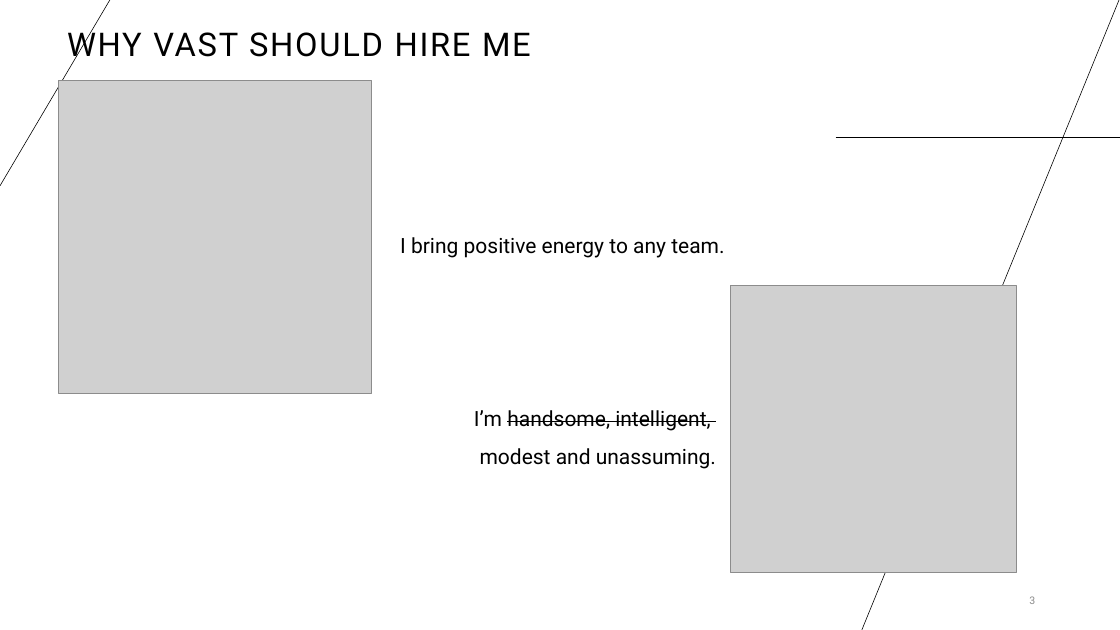
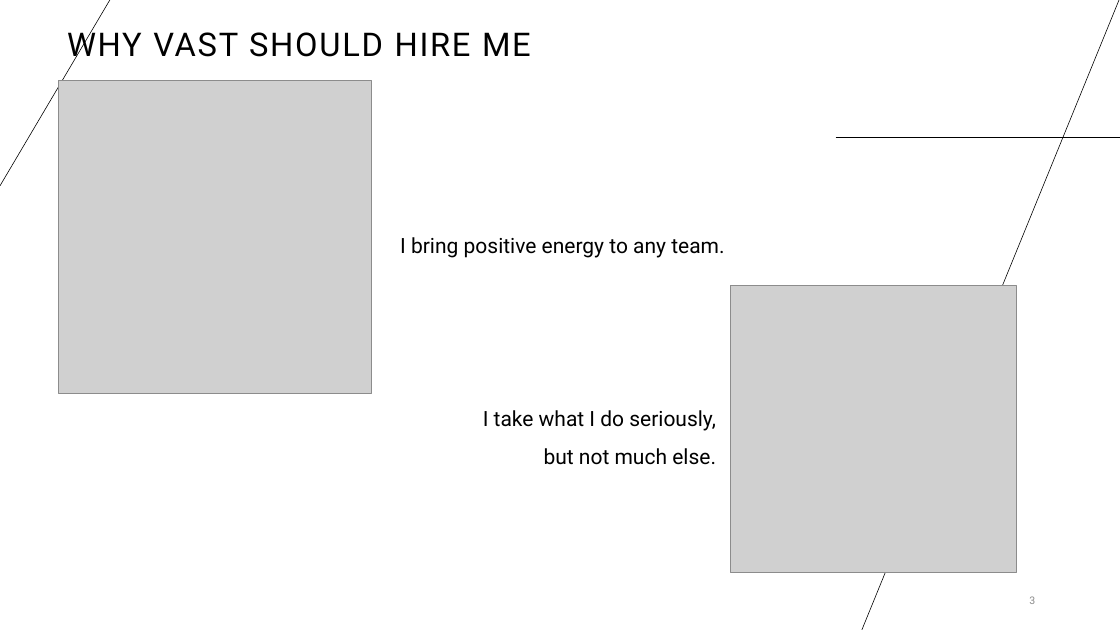
Before and after one commit to gnawme/acme-mining, a slide deck: slide 3 of docs/Norm Evangelista Avast.pptm. Drawn at 1120x630 pixels with LibreOffice and Linux fonts; fonts in the diff are those of the drawing; grey boxes stand for pictures. Boxes give left, top, right and bottom in pixels: in the first picture for what was removed or moved away, otherwise in the second. Text is boxed around its words. In the diff, an @@ line names an element or a change of style, - is before the commit and + after.

```diff
--- a/docs/Norm Evangelista Avast.pptm
+++ b/docs/Norm Evangelista Avast.pptm
@@ text at [483, 410, 716, 465]: text changed @@
-I’m handsome, intelligent,
-modest and unassuming.
+I take what I do seriously,
+but not much else.
```
Also in this commit, not shown: 2 other slides changed.
